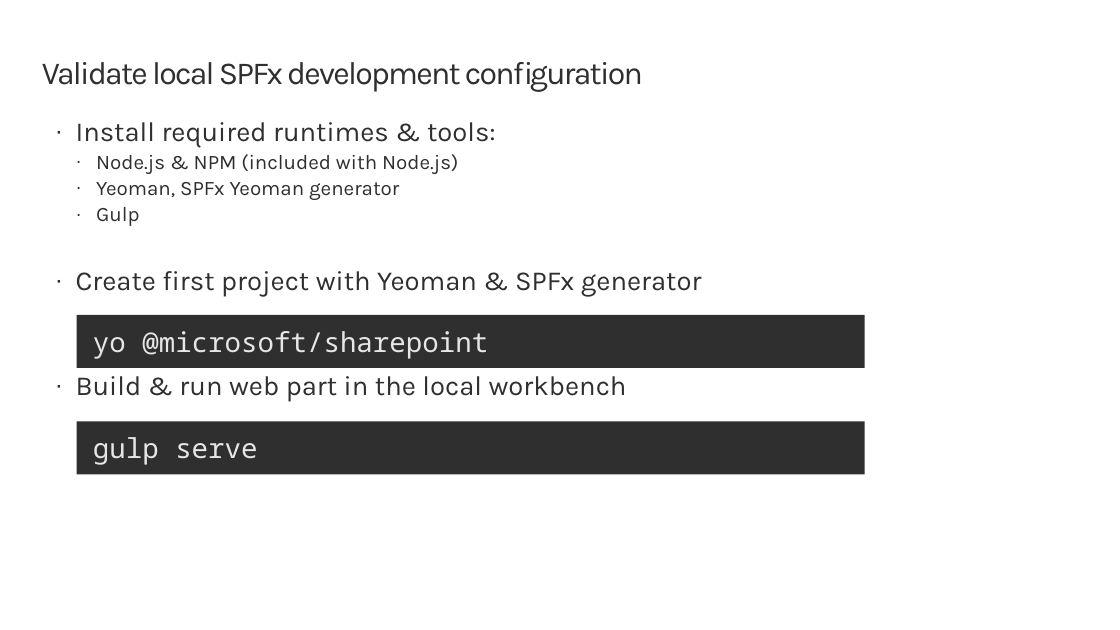
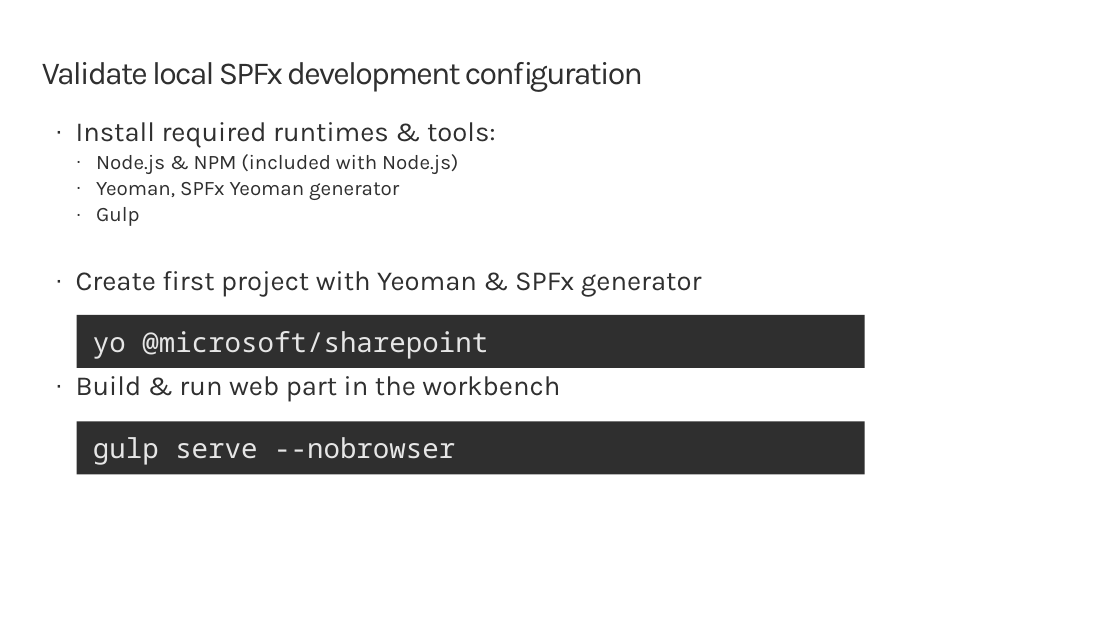
Before and after one commit to SharePoint/sp-dev-training-spfx-getting-started, a slide deck: slide 7 of 03-using.pptx. Drawn at 1120x630 pixels with LibreOffice and Linux fonts; fonts in the diff are those of the drawing; background and template pictures are left out. Boxes give left, top, right and bottom in pixels: in the first picture for what was removed or moved away, otherwise in the second. Text is boxed around its words. In the diff, an @@ line names an element or a change of style, - is before the commit and + after.

Commit message:
Update slide deck 3

```diff
--- a/03-using.pptx
+++ b/03-using.pptx
@@ text at box(76, 376, 560, 402): text changed @@
-· Build & run web part in the local workbench
+· Build & run web part in the workbench
@@ text in rectangle at box(93, 437, 455, 465): text changed @@
-gulp serve
+gulp serve --nobrowser
```
